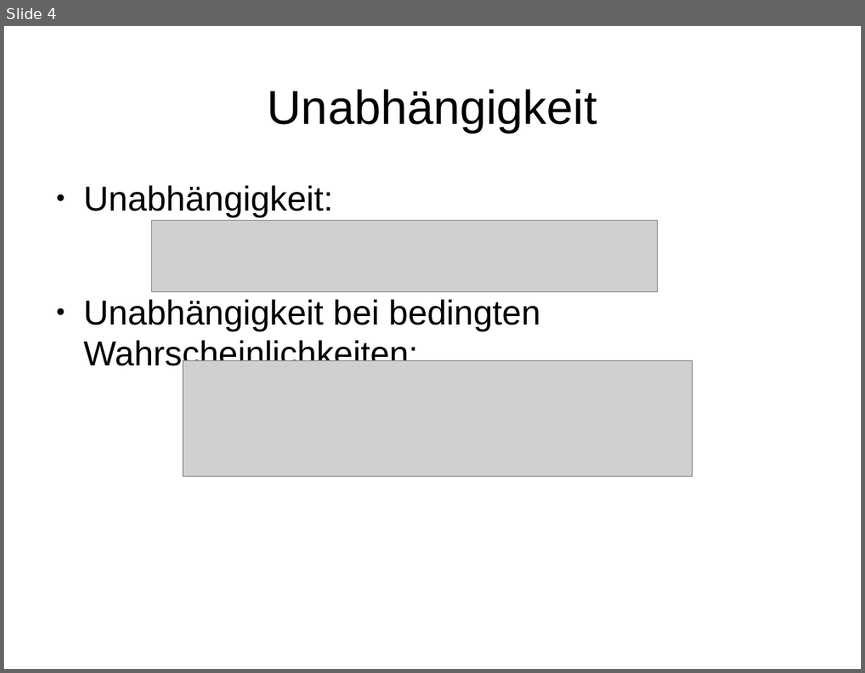
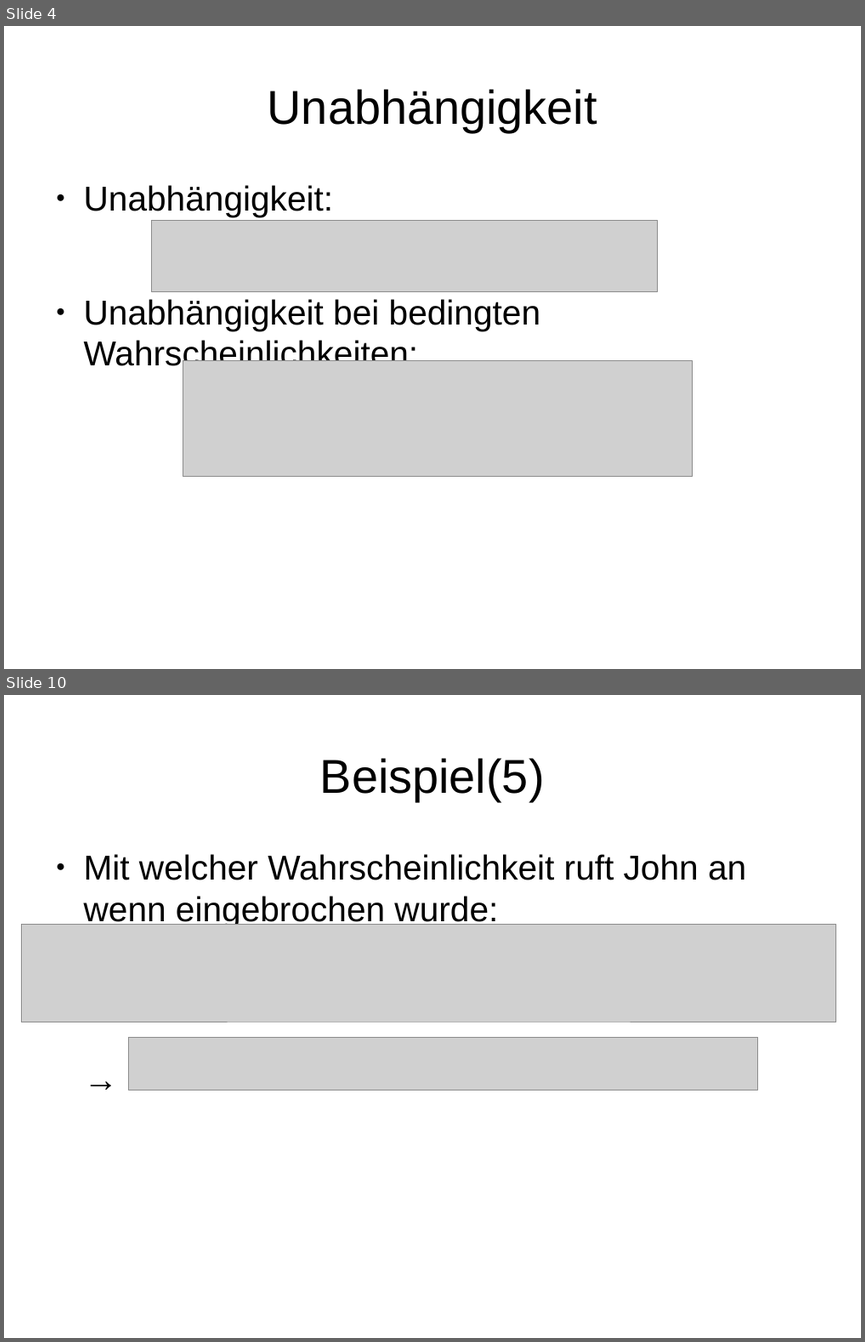
Before and after one commit to davidReward/robotik, a slide deck: praesi.odp. Shown one above the other, each under a label of ours: slide 4 before the commit, slides 4 and 10 after it; the slides between them are not shown. The pictures are 865x673 and 865x1342 pixels, drawn with LibreOffice and Linux fonts; fonts in the diff are those of the drawing; grey boxes stand for pictures. Boxes give left, top, right and bottom in pixels: in the first picture for what was removed or moved away, otherwise in the second. Text is boxed around its words. In the diff, an @@ line names an element or a change of style, - is before the commit and + after.

```diff
--- a/praesi.odp
+++ b/praesi.odp
@@ slide 10 added at box(4, 695, 861, 1338), background #FFFFFF @@
@@ title added at box(320, 758, 545, 801), 44 pt, text #000000 @@
+Beispiel(5)
@@ text added at box(84, 854, 746, 928), 32 pt, text #000000 @@
+● Mit welcher Wahrscheinlichkeit ruft John an wenn eingebrochen wurde:
+→
@@ picture added at box(22, 924, 836, 1021) @@
@@ picture added at box(128, 1037, 758, 1090) @@
```
Also in this commit, not shown: 1 slide changed, 8 other slides added.
